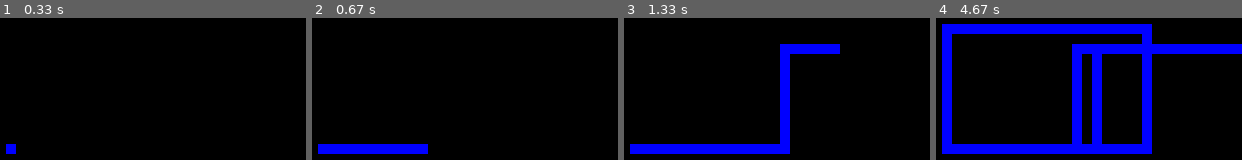
Above: before the commit, frames 1-4 (left to right).
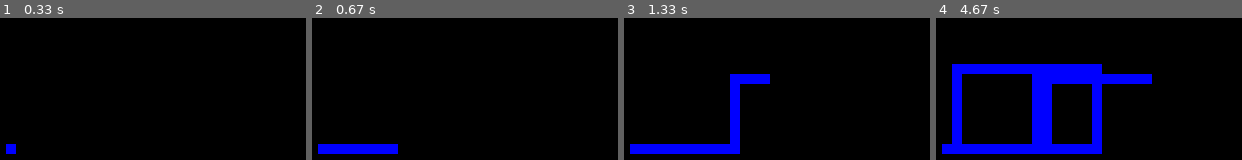
Above: after the commit, the same moments.

Repository: MicheSi/snake_pygame
Game: pygame game, started from snake.py
Same seed, same stepped clock (60 frames per second), same inputs: the game is played once before the commit and once after it.
Inputs:
- Up to frame 1 (0.33 s): no input
- Up to frame 2 (0.67 s): hold Right from 0.33 s (still down)
- Up to frame 3 (1.33 s): release Right at 0.8 s; hold Up 0.83-1.13 s; hold Right from 1.17 s (still down)
- Up to frame 4 (4.67 s): release Right at 1.63 s; hold Left 1.67-2.2 s; hold Down 2.23-2.53 s; hold Left 2.57-2.97 s; hold Up 3-3.37 s; hold Right 3.4-4.03 s; hold Down 4.07-4.43 s; hold Left from 4.47 s (still down)

Frame 1 is identical in both runs. In frame 2, 0.7% of the frame differs, in the area x 28-38%, y 88-96%; in frame 3, 6.9%; in frame 4, 26%, in the area x 1-100%, y 4-96%.

Commit message:
game over if snake hits wall

Diff:
--- a/snake.py
+++ b/snake.py
@@ -1,4 +1,5 @@
 import pygame
+import time
 
 pygame.init()
 
@@ -7,13 +8,16 @@
 red = (255, 0, 0)
 
 # creates screen using pygame
-game_display = pygame.display.set_mode((600, 600))
-pygame.display.update()
+display_width = 600
+display_height = 600
+game_display = pygame.display.set_mode((display_width, display_height))
 pygame.display.set_caption('Snake')
 
 # default start spot
-x1 = 300
-y1 = 300
+x1 = display_width/2
+y1 = display_height/2
+
+block = 10
 
 # coordinates on change
 x1_change = 0
@@ -23,6 +27,13 @@
 game_over = False
 
 clock = pygame.time.Clock()
+speed = 20
+
+font_style = pygame.font.SysFont(None, 50)
+
+def message(msg, color):
+    display_msg = font_style.render(msg, True, color)
+    game_display.blit(display_msg, [display_width/2, display_height/2])
 
 while not game_over:
     for event in pygame.event.get():
@@ -32,27 +43,34 @@
         # key press events
         if event.type == pygame.KEYDOWN:
             if event.key == pygame.K_LEFT:
-                x1_change = -10
+                x1_change = -block
                 y1_change = 0
             elif event.key == pygame.K_RIGHT:
-                x1_change = 10
+                x1_change = block
                 y1_change = 0
             elif event.key == pygame.K_UP:
-                y1_change = -10
+                y1_change = -block
                 x1_change = 0
             elif event.key == pygame.K_DOWN:
-                y1_change = 10
+                y1_change = block
                 x1_change = 0
+
+    if x1 >= display_width or x1 < 0 or y1 >= display_height or y1 < 0:
+        game_over = True
 
     # move snake
     x1 += x1_change
     y1 += y1_change
 
     # draw rectangles
-    pygame.draw.rect(game_display, blue, [x1, y1, 10, 10])
+    pygame.draw.rect(game_display, blue, [x1, y1, block, block])
     pygame.display.update()
 
-    clock.tick(30)
+    clock.tick(speed)
+
+message('Game over', red)
+pygame.display.update()
+time.sleep(2)
 
 pygame.quit()
 quit()
